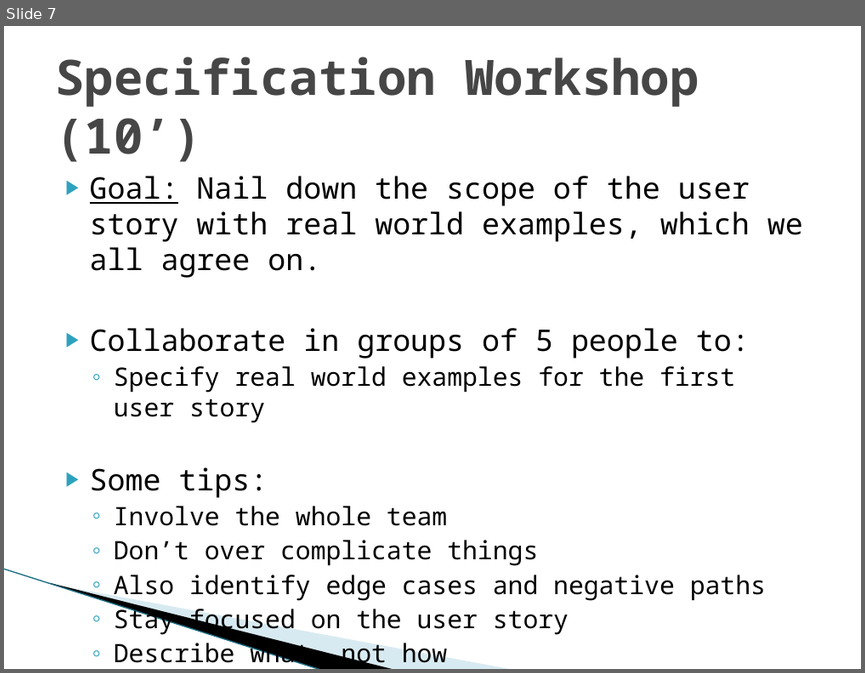
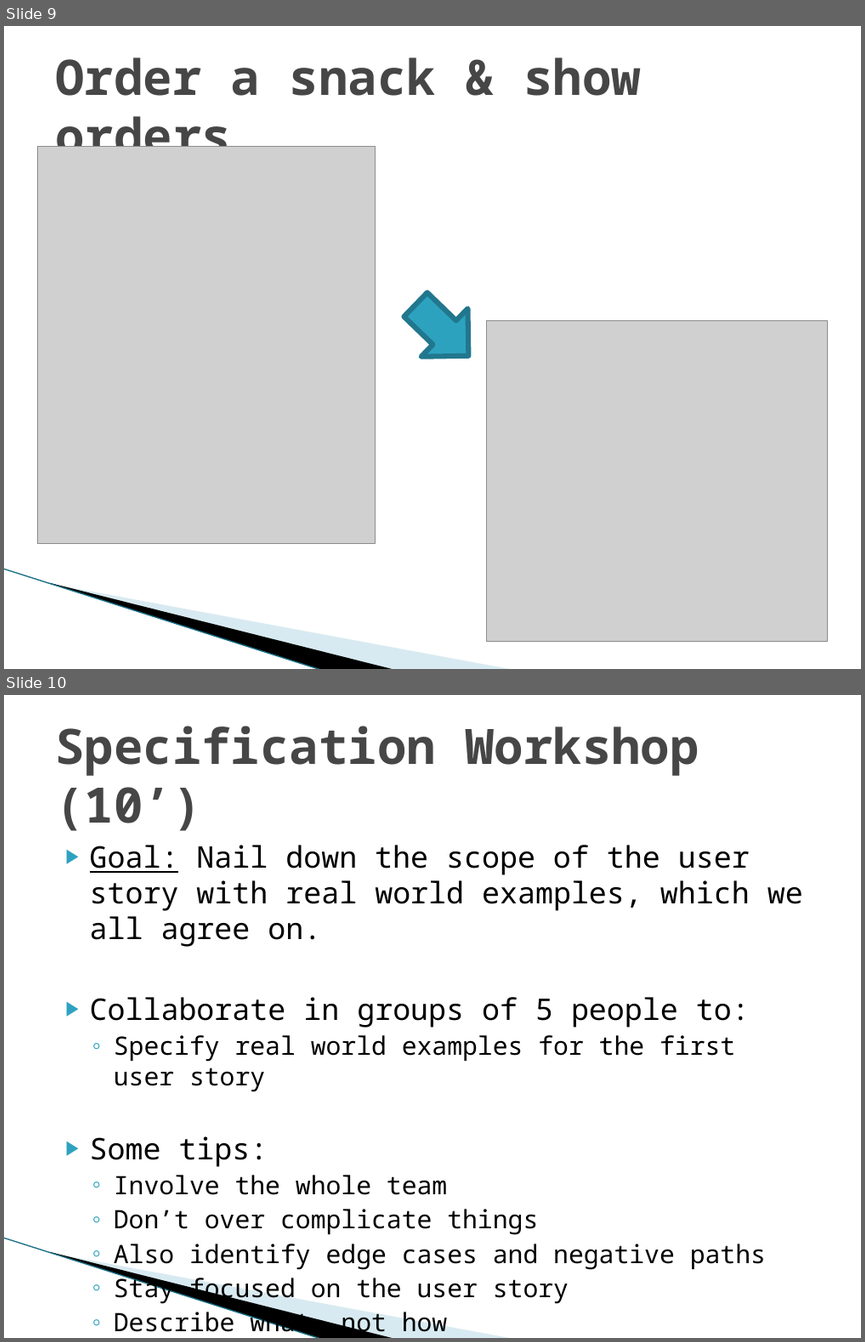
Before and after one commit to michelgrootjans/agileacceptancetesting, a slide deck: Slides/20090514_iLearn_AgileAcceptanceTesting.pptx. Shown one above the other, each under a label of ours: slide 7 before the commit, slides 9 and 10 after it. The pictures are 865x673 and 865x1342 pixels, drawn with LibreOffice and Linux fonts; fonts in the diff are those of the drawing; grey boxes stand for pictures; background and template pictures are left out. Boxes give left, top, right and bottom in pixels: in the first picture for what was removed or moved away, otherwise in the second. Text is boxed around its words. In the diff, an @@ line names an element or a change of style, - is before the commit and + after.

```diff
--- a/Slides/20090514_iLearn_AgileAcceptanceTesting.pptx
+++ b/Slides/20090514_iLearn_AgileAcceptanceTesting.pptx
@@ slide 9 added at (4, 26, 861, 669), background #FFFFFF; not listed: 3 template elements that a slide beside it also shows @@
@@ title added at (55, 57, 641, 147), 41 pt, text #464646, bold @@
+Order a snack & show orders
@@ picture added at (37, 147, 375, 544) @@
@@ right arrow added at (392, 280, 492, 380), fill #2DA2BF, outline #21788D 4.33 pt @@
@@ picture added at (487, 321, 828, 641) @@
@@ what was slide 7 is now slide 10 @@
```
Also in this commit, not shown: 4 slides changed, 1 other slide added, 1 slide removed, 18 other files.
